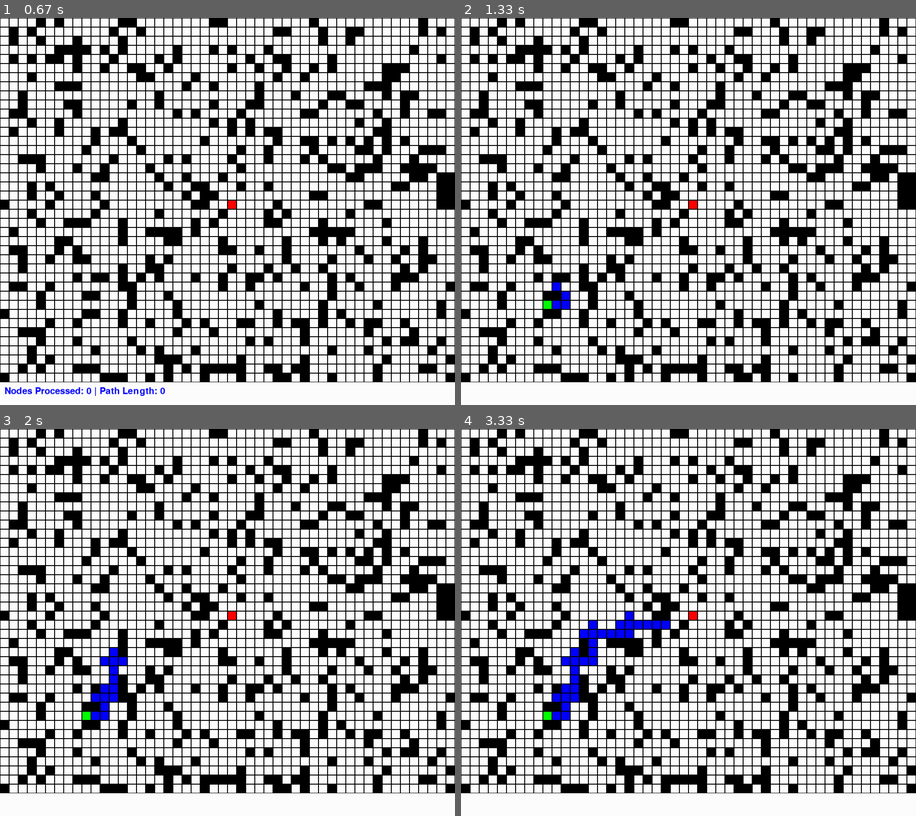
Above: before the commit, frames 1-4 (two rows, left to right).
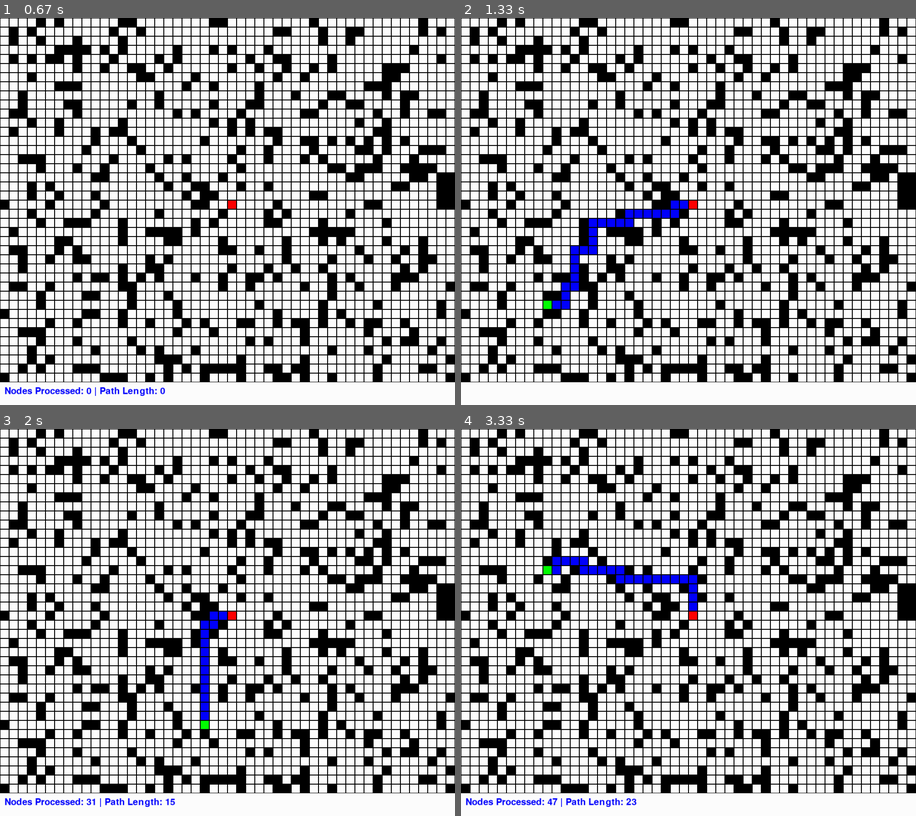
Above: after the commit, the same moments.

Repository: Rohnnam/pathfinding-project
Game: pygame game, started from pathfinding_project/astar_pygame.py
The game is run twice, just before and just after one commit, with the same random seed, the same clock (stepped at 60 frames per second) and the same inputs.
Inputs (mouse positions are in pixels of both pictures, inside the frame that each line leads up to):
- Up to frame 1 (0.67 s): tap R at 0.33 s
- Up to frame 2 (1.33 s): click (688, 234) at 0.72 s; click (547, 300) at 1.05 s
- Up to frame 3 (2 s): click (236, 490) at 1.38 s; click (204, 723) at 1.72 s
- Up to frame 4 (3.33 s): click (861, 769) at 2.05 s; click (779, 591) at 2.38 s; click (852, 591) at 2.72 s; click (547, 572) at 3.05 s

Frame 1 is identical in both runs. In frame 2, 1.0% of the frame differs, in the area x 20-50%, y 47-71%; in frame 3, 1.6%; in frame 4, 2.7%, in the area x 1-52%, y 33-98%.

Commit message:
Update astar_pygame.py

Diff:
--- a/pathfinding_project/astar_pygame.py
+++ b/pathfinding_project/astar_pygame.py
@@ -68,30 +68,6 @@
 
     return False, nodes_processed
 
-def catmull_rom_spline(p0, p1, p2, p3, num_points=10):
-    def interpolate(t, p0, p1, p2, p3):
-        return (0.5 * ((2 * p1) +
-                        (-p0 + p2) * t +
-                        (2*p0 - 5*p1 + 4*p2 - p3) * t**2 +
-                        (-p0 + 3*p1 - 3*p2 + p3) * t**3))
-
-    points = []
-    for i in range(num_points):
-        t = i / (num_points - 1)
-        x = interpolate(t, p0[0], p1[0], p2[0], p3[0])
-        y = interpolate(t, p0[1], p1[1], p2[1], p3[1])
-        points.append((int(x), int(y)))
-    return points
-
-def smooth_path(path):
-    smoothed_path = []
-    if len(path) < 4:
-        return path
-    for i in range(1, len(path) - 2):
-        smoothed_path.extend(catmull_rom_spline(path[i - 1], path[i], path[i + 1], path[i + 2]))
-    smoothed_path.append(path[-1])
-    return smoothed_path
-
 def draw_grid(win, grid, start, goal):
     for row in range(ROWS):
         for col in range(COLS):
@@ -136,7 +112,6 @@
 
     goal = None
     path = []
-    smoothed_path = []
     nodes_processed = 0
 
     # Generate initial random obstacles
@@ -159,7 +134,6 @@
                 if grid[row][col] == 0:
                     goal = (row, col)
                     path, nodes_processed = astar(grid, start, goal) if goal else ([], 0)
-                    smoothed_path = smooth_path(path) if path else []
                     animating = True  # Start animation
 
             if event.type == pygame.KEYDOWN:
@@ -171,7 +145,6 @@
                         if (row, col) != start:
                             grid[row][col] = 1
                     path = []
-                    smoothed_path = []
                     nodes_processed = 0
                     goal = None  # Clear previous goal point
                     animating = False  # Stop animation
@@ -181,15 +154,15 @@
 
         if goal:
             if animating:
-                if smoothed_path:
-                    draw_path(win, smoothed_path, goal, animate=True)
+                if path:
+                    draw_path(win, path, goal, animate=True)
                     animating = False  # Stop animation once finished
             else:
-                if smoothed_path:
-                    draw_path(win, smoothed_path, goal, animate=False)
+                if path:
+                    draw_path(win, path, goal, animate=False)
 
         # Draw metrics
-        path_length = len(smoothed_path) if smoothed_path else 0
+        path_length = len(path) if path else 0
         draw_metrics(win, nodes_processed, path_length)
 
         pygame.display.flip()
